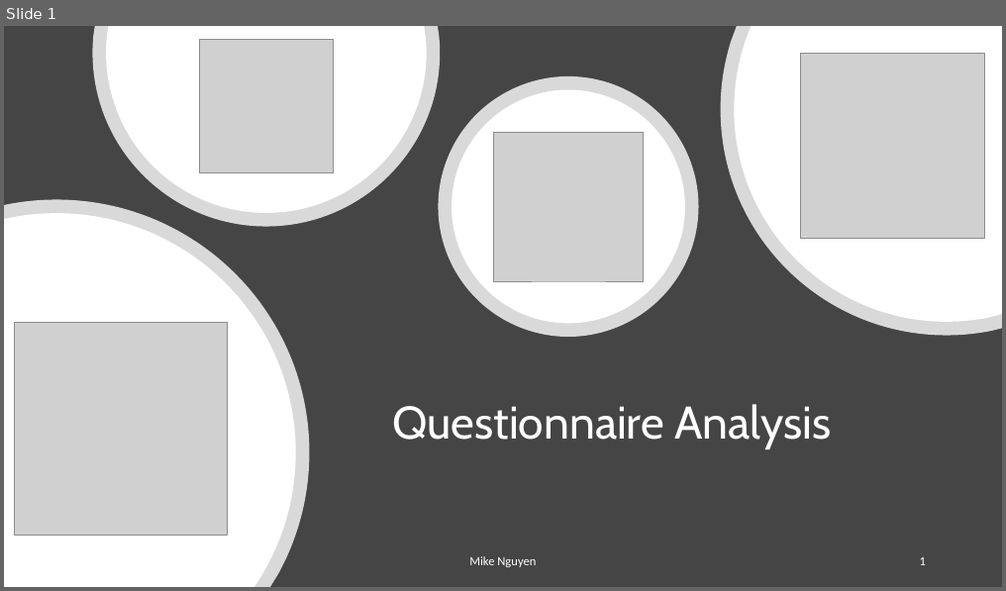
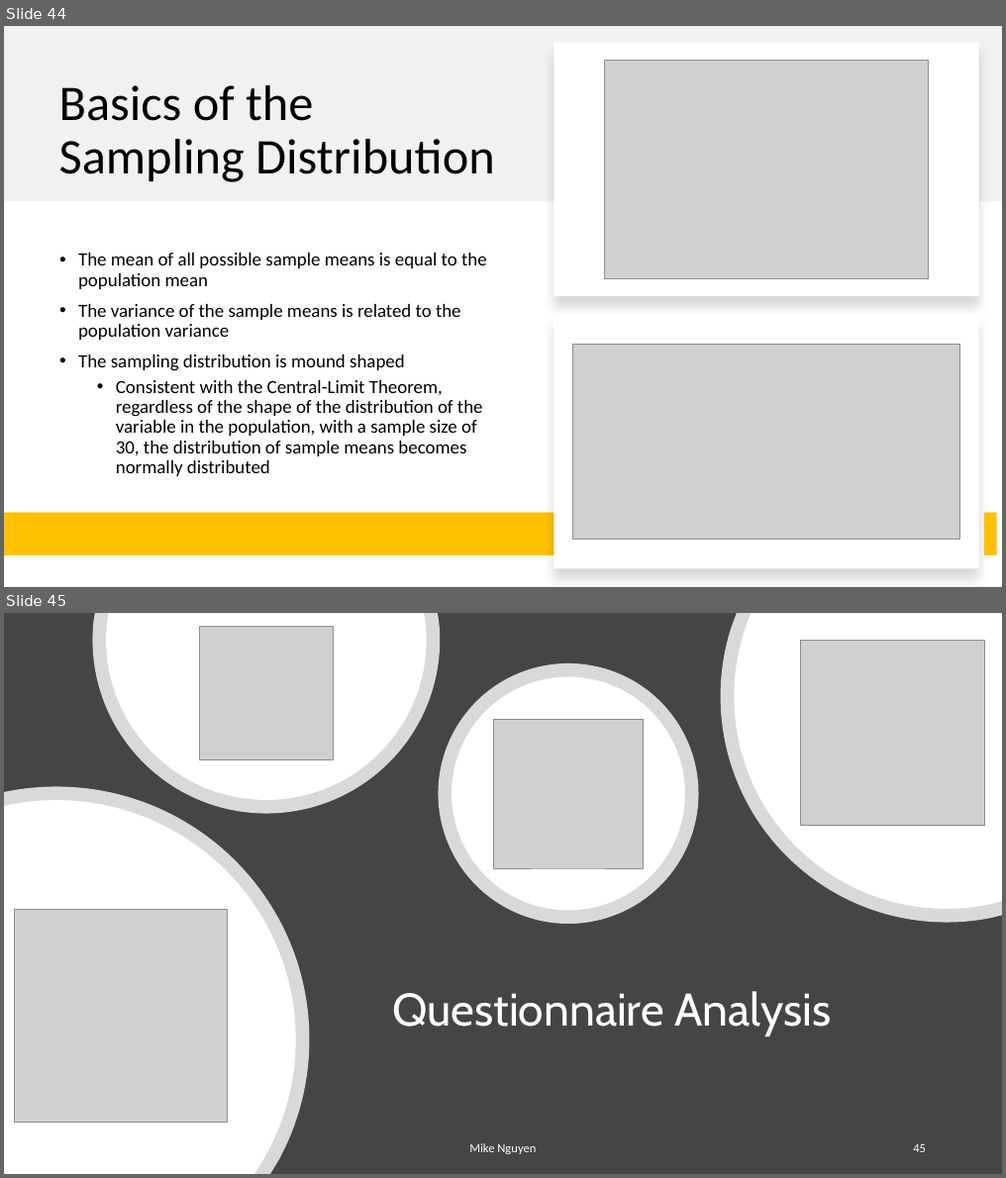
Before and after one commit to mikenguyen13/mar4050, a slide deck: lectures/6/2_Questionnaire Analysis.pptx. Shown one above the other, each under a label of ours: slide 1 before the commit, slides 44 and 45 after it. The pictures are 1006x591 and 1006x1178 pixels, drawn with LibreOffice and Linux fonts; fonts in the diff are those of the drawing; grey boxes stand for pictures. Boxes give left, top, right and bottom in pixels: in the first picture for what was removed or moved away, otherwise in the second. Text is boxed around its words. In the diff, an @@ line names an element or a change of style, - is before the commit and + after.

```diff
--- a/lectures/6/2_Questionnaire Analysis.pptx
+++ b/lectures/6/2_Questionnaire Analysis.pptx
@@ slide 44 added at [4,26,1002,587], background #FFFFFF @@
@@ rectangle added at [4,26,1002,202], fill #D9D9D9 at 35% opacity @@
@@ rectangle added at [554,43,979,297], fill #FFFFFF @@
@@ picture added at [604,61,929,279] @@
@@ title added at [59,85,495,182], 48 pt, text #000000 @@
+Basics of the Sampling Distribution
@@ text added at [78,253,487,476], 18 pt, text #000000 @@
+• The mean of all possible sample means is equal to the population mean
+• The variance of the sample means is related to the population variance
+• The sampling distribution is mound shaped
+  • Consistent with the Central-Limit Theorem, regardless of the shape of the distribution of the variable in the population, with a sample size of 30, the distribution of sample means becomes normally distributed
@@ rectangle added at [554,315,979,570], fill #FFFFFF @@
@@ picture added at [573,344,960,539] @@
@@ rectangle added at [4,513,975,556], fill #FFC000 @@
@@ rectangle added at [984,513,997,556], fill #FFC000 @@
@@ what was slide 1 is now slide 45 @@
@@ page number at [913,1145,926,1153]: text changed @@
-1
+45
```
Also in this commit, not shown: 1 slide changed, 46 other slides added, 2 other files.
